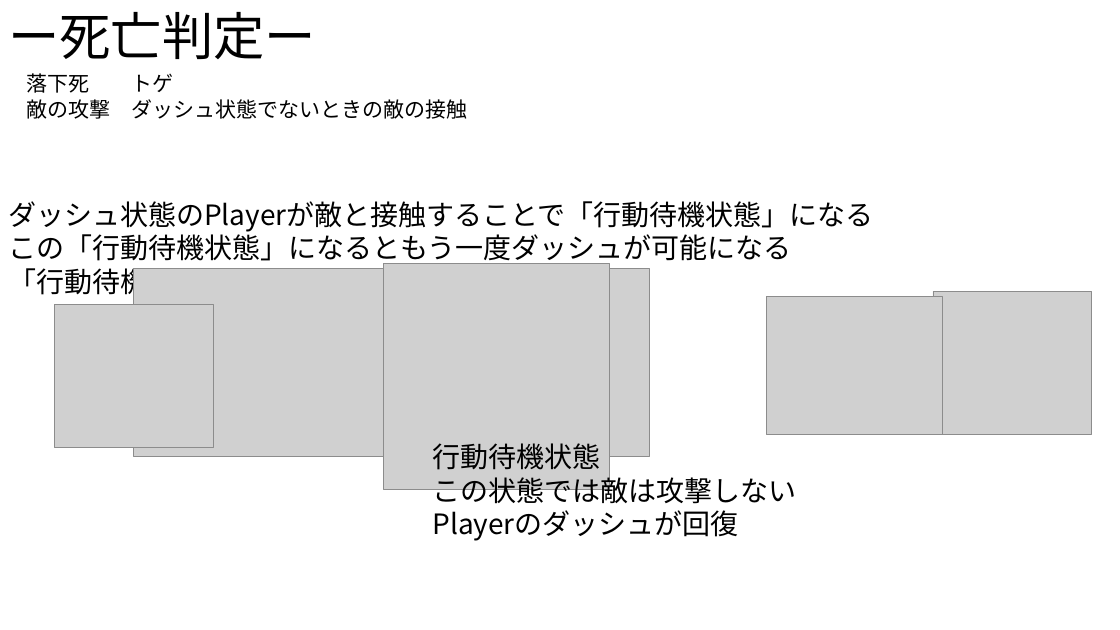
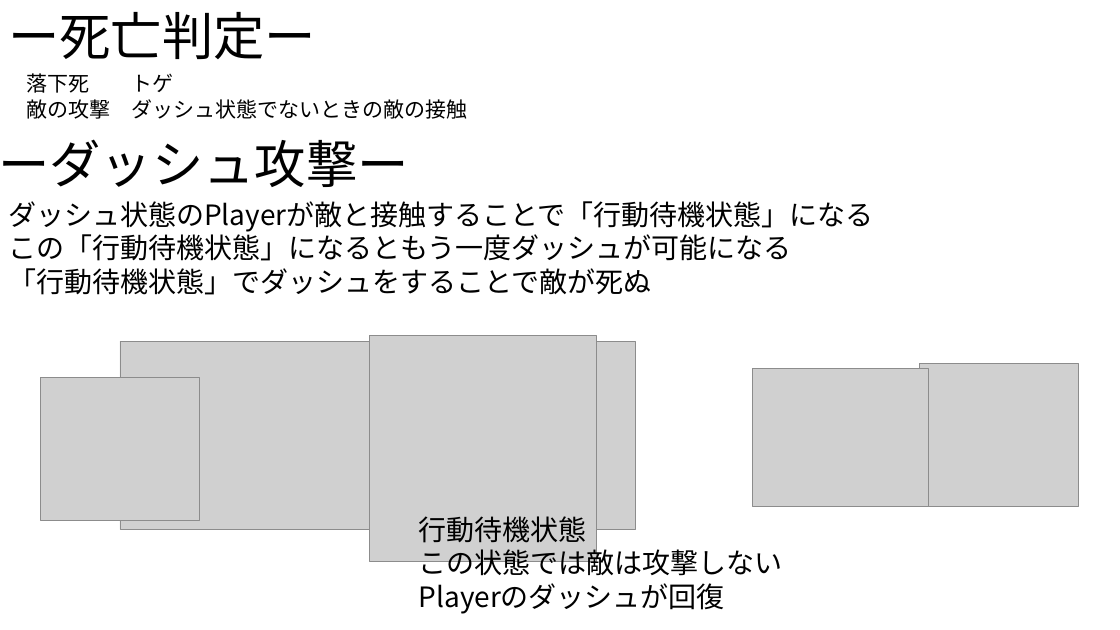
Before and after one commit to Shingo-Takenaka/Employment-work, a slide deck: slide 5 of 仕様書/Ninja.pptx (slide 6 before the commit). Drawn at 1120x630 pixels with LibreOffice and Linux fonts; fonts in the diff are those of the drawing; grey boxes stand for pictures. Boxes give left, top, right and bottom in pixels: in the first picture for what was removed or moved away, otherwise in the second. Text is boxed around its words. In the diff, an @@ line names an element or a change of style, - is before the commit and + after.

```diff
--- a/仕様書/Ninja.pptx
+++ b/仕様書/Ninja.pptx
@@ text added at (x1=0, y1=139, x2=409, y2=187), 44 pt, text #000000 @@
+ーダッシュ攻撃ー
@@ 6 pictures, 1 text moved together from (x1=55, y1=264, x2=1092, y2=541) to (x1=40, y1=336, x2=1078, y2=614) @@
```
Also in this commit, not shown: 2 other slides changed, 1 slide removed, 5 other files.
